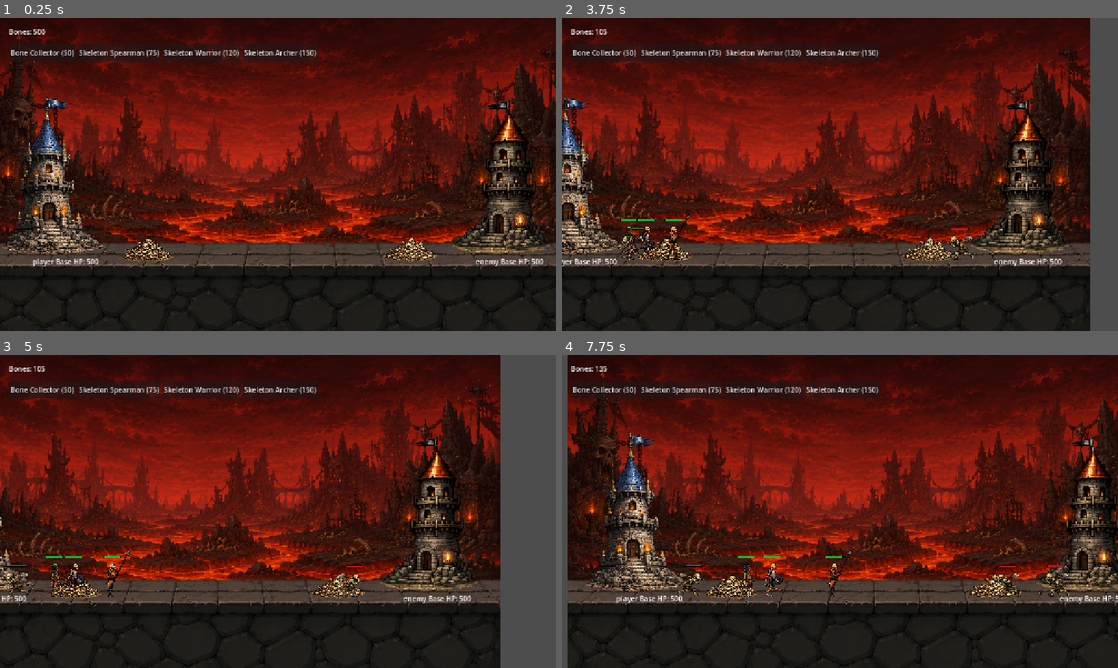
Above: before the commit, frames 1-4 (two rows, left to right).
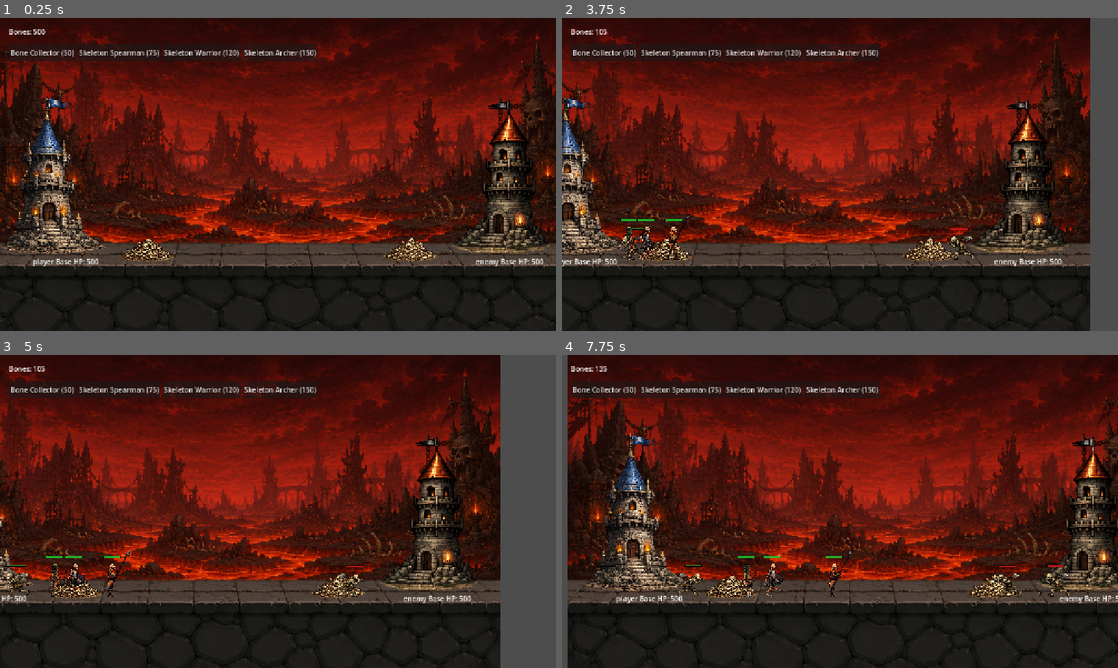
Above: after the commit, the same moments.

Repository: kyledeocades/BoneKingdom
Game: Godot game, scene res://scenes/Main.tscn
The game is run twice, just before and just after one commit, with the same random seed, the same clock (stepped at 60 frames per second) and the same inputs.
Inputs (mouse positions are in pixels of both pictures, inside the frame that each line leads up to):
- Up to frame 1 (0.25 s): no input
- Up to frame 2 (3.75 s): click "Bone Collector (50)" at 0.5 s; click "Skeleton Spearman (75)" at 1.25 s; click "Skeleton Warrior (120)" at 2 s; click "Skeleton Archer (150)" at 2.75 s; move the mouse to (962, 158) at 3.52 s; hold Right (ui_right) from 3.53 s (still down); click (962, 158) at 3.67 s
- Up to frame 3 (5 s): release Right (ui_right) at 4.25 s; drag from (166, 527) to (250, 574) at 4.27 s
- Up to frame 4 (7.75 s): move the mouse to (895, 442) at 5.02 s; hold Right (ui_right) 5.03-5.75 s; drag from (812, 574) to (673, 464) at 5.77 s; move the mouse to (1006, 558) at 6.52 s; hold Left (ui_left) 6.53-7.25 s; drag from (673, 464) to (756, 433) at 7.27 s

The runs differ from the first frame. In frame 1, 26% of the frame differs, in the area x 0-100%, y 1-100%; in frame 2, 25%; in frame 3, 24%; in frame 4, 26%.

Commit message:
background refactoring and renaming

Diff:
--- a/scenes/Main.tscn
+++ b/scenes/Main.tscn
@@ -9,7 +9,7 @@
 [ext_resource type="Script" uid="uid://d27ya8nyyf05o" path="res://scripts/managers/SpawnManager.gd" id="8_spawn_mgr"]
 [ext_resource type="Script" uid="uid://5pnen0wi2ipb" path="res://scripts/managers/UnitManager.gd" id="9_unit_mgr"]
 [ext_resource type="Script" uid="uid://u7yp5ybf1p0n" path="res://scripts/systems/CombatSystem.gd" id="10_combat_sys"]
-[ext_resource type="Texture2D" uid="uid://jp3ghcti2ohs" path="res://underworld_bg.png" id="10_cvmbd"]
+[ext_resource type="Texture2D" uid="uid://jp3ghcti2ohs" path="res://data/backgrounds/bg_underworld.png" id="10_cvmbd"]
 [ext_resource type="Script" uid="uid://bfnedn5abyofv" path="res://scripts/units/Mine.gd" id="11_mwfav"]
 [ext_resource type="Script" uid="uid://nh8tvo6fo1yc" path="res://scripts/systems/WorkerSystem.gd" id="11_worker_sys"]
 [ext_resource type="Texture2D" uid="uid://cphsd38py082g" path="res://sprites/Bone_Pile/bone_pile.png" id="12_3p2gp"]
@@ -51,6 +51,13 @@
 texture_repeat = 3
 position = Vector2(640, 360)
 scale = Vector2(0.81, 0.81)
+texture = ExtResource("10_cvmbd")
+region_rect = Rect2(0, 0, 4000, 720)
+
+[node name="BackgroundMirror" type="Sprite2D" parent="." unique_id=1213784103]
+texture_repeat = 3
+position = Vector2(640, 360)
+scale = Vector2(-0.81, 0.81)
 texture = ExtResource("10_cvmbd")
 region_rect = Rect2(0, 0, 4000, 720)
 
Renamed: bg2d.jpg -> data/backgrounds/bg_plains.jpg
Not shown, changed: data/backgrounds/bg_plains.jpg.import
Renamed: underworld_bg.png -> data/backgrounds/bg_underworld.png
Not shown, changed: data/backgrounds/bg_underworld.png.import
